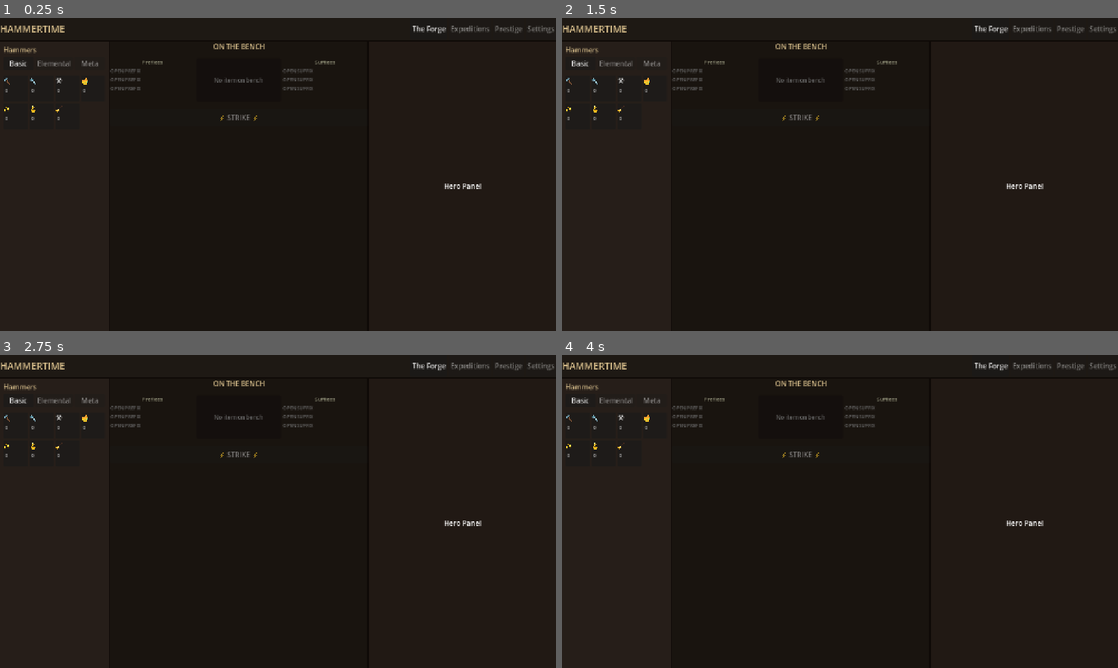
Above: before the commit, frames 1-4 (two rows, left to right).
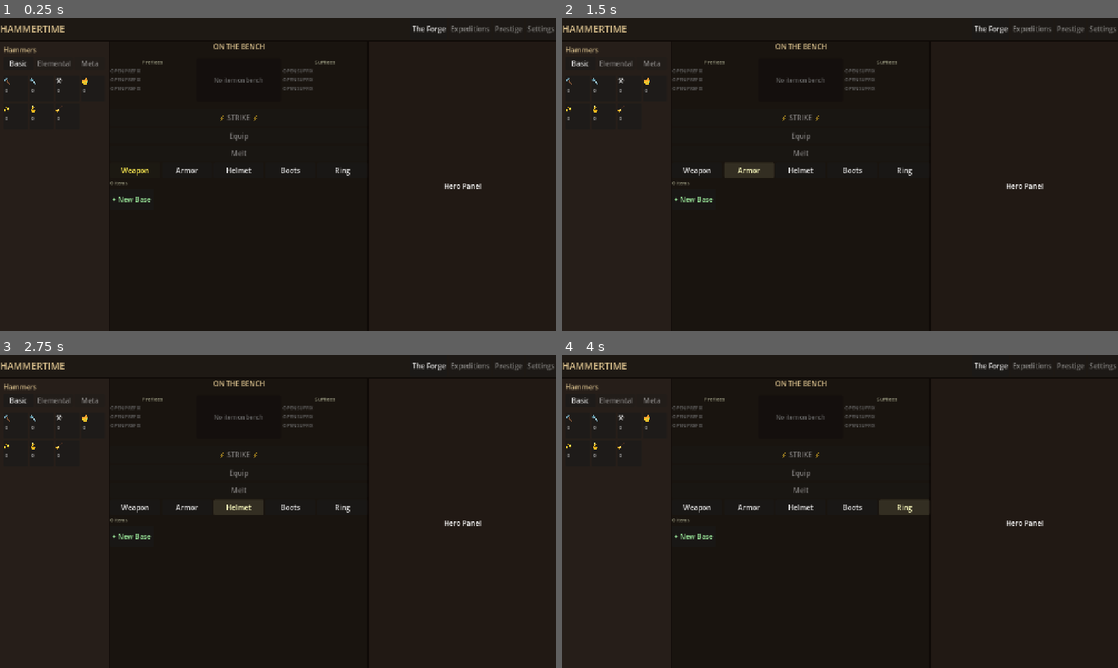
Above: after the commit, the same moments.

Repository: loginn/hammertime
Game: Godot game, scene res://scenes/main.tscn
Same seed, same stepped clock (60 frames per second), same inputs: the game is played once before the commit and once after it.
Inputs (mouse positions are in pixels of both pictures, inside the frame that each line leads up to):
- Up to frame 1 (0.25 s): no input
- Up to frame 2 (1.5 s): click (695, 171) at 0.5 s, where only the run after the commit has a clickable "Weapon"; click (751, 171) at 1.25 s, where only the run after the commit has a clickable "Armor"
- Up to frame 3 (2.75 s): click (239, 508) at 2 s, where only the run after the commit has a clickable "Helmet"
- Up to frame 4 (4 s): click (851, 508) at 2.75 s, where only the run after the commit has a clickable "Boots"; click (906, 508) at 3.5 s, where only the run after the commit has a clickable "Ring"

The runs differ from the first frame. In frame 1, 0.4% of the frame differs, in the area x 19-63%, y 36-59%; in frame 2, 0.8%; in frame 3, 0.8%; in frame 4, 0.8%, in the area x 19-66%, y 36-59%.

Commit message:
feat: Build InventoryGrid with 5 slot tabs, item tiles, New Base creati…
- scenes/forge/inventory_grid.tscn
- scenes/forge/inventory_grid.gd
- scenes/forge/crafting_bench.tscn
- scenes/forge/crafting_bench.gd
- scenes/forge/forge_view.tscn
- scenes/forge/forge_view.gd

GSD-Task: S04/T03

Diff:
--- a/scenes/forge/crafting_bench.gd
+++ b/scenes/forge/crafting_bench.gd
@@ -8,14 +8,23 @@
 @onready var _prefix_rail: VBoxContainer = $BenchArea/PrefixRail
 @onready var _suffix_rail: VBoxContainer = $BenchArea/SuffixRail
 @onready var _strike_button: Button = $StrikeButton
+@onready var _equip_button: Button = $EquipButton
+@onready var _melt_button: Button = $MeltButton
 @onready var _error_label: Label = $ErrorFeedback
 @onready var _empty_label: Label = $BenchArea/ItemBadge/BadgeVBox/EmptyLabel
+
+signal equip_pressed
+signal melt_pressed
 
 
 func _ready() -> void:
 	_strike_button.disabled = true
+	_equip_button.disabled = true
+	_melt_button.disabled = true
 	_error_label.text = ""
 	_error_label.visible = false
+	_equip_button.pressed.connect(func(): equip_pressed.emit())
+	_melt_button.pressed.connect(func(): melt_pressed.emit())
 	refresh(null)
 
 
@@ -88,3 +97,19 @@
 func clear_error() -> void:
 	_error_label.text = ""
 	_error_label.visible = false
+
+
+func update_equip_melt_state(item: Item) -> void:
+	if item == null:
+		_equip_button.disabled = true
+		_equip_button.text = "Equip"
+		_melt_button.disabled = true
+		return
+
+	var equipped: Item = GameState.hero.get_equipped(item.slot)
+	var is_equipped: bool = (equipped == item)
+	_equip_button.disabled = is_equipped
+	_equip_button.text = "Equipped" if is_equipped else "Equip"
+
+	_melt_button.disabled = is_equipped
+	_melt_button.text = "Melt" if not is_equipped else "Melt (equipped)"
--- a/scenes/forge/crafting_bench.tscn
+++ b/scenes/forge/crafting_bench.tscn
@@ -104,6 +104,18 @@
 disabled = true
 text = "⚡ STRIKE ⚡"
 
+[node name="EquipButton" type="Button" parent="."]
+layout_mode = 2
+custom_minimum_size = Vector2(0, 36)
+disabled = true
+text = "Equip"
+
+[node name="MeltButton" type="Button" parent="."]
+layout_mode = 2
+custom_minimum_size = Vector2(0, 36)
+disabled = true
+text = "Melt"
+
 [node name="ErrorFeedback" type="Label" parent="."]
 layout_mode = 2
 theme_override_colors/font_color = Color(1.0, 0.3, 0.3, 1)
--- a/scenes/forge/forge_view.gd
+++ b/scenes/forge/forge_view.gd
@@ -4,6 +4,7 @@
 
 @onready var _hammer_rail: VBoxContainer = %HammerRail
 @onready var _crafting_bench: VBoxContainer = %CraftingBench
+@onready var _inventory_grid: VBoxContainer = %InventoryGrid
 
 var _strike_button: Button
 
@@ -14,19 +15,23 @@
 	_hammer_rail.hammer_selected.connect(_on_hammer_selected)
 	_strike_button.pressed.connect(_on_strike_pressed)
 	GameEvents.item_crafted.connect(_on_item_crafted)
+	_inventory_grid.item_selected.connect(_on_item_selected)
+	_crafting_bench.equip_pressed.connect(_on_equip_pressed)
+	_crafting_bench.melt_pressed.connect(_on_melt_pressed)
+	GameEvents.equipment_changed.connect(_on_equipment_changed)
 
-	if GameState.debug_mode:
-		var debug_item := ItemFactory.create_base("iron_shortsword")
-		set_bench_item(debug_item)
-	else:
-		_refresh_bench()
-		_update_strike_button_state()
+	_refresh_bench()
+	_update_strike_button_state()
 
 
 func set_bench_item(item: Item) -> void:
 	GameState.crafting_bench_item = item
 	_refresh_bench()
 	_update_strike_button_state()
+
+
+func _on_item_selected(item: Item) -> void:
+	set_bench_item(item)
 
 
 func _on_hammer_selected(key: String) -> void:
@@ -63,13 +68,42 @@
 	GameEvents.item_crafted.emit(item)
 
 
+func _on_equip_pressed() -> void:
+	var item: Item = GameState.crafting_bench_item
+	if item == null:
+		return
+	var currently_equipped: Item = GameState.hero.get_equipped(item.slot)
+	if currently_equipped == item:
+		return
+	GameState.hero.equip_item(item)
+	GameEvents.equipment_changed.emit(item.slot, item)
+
+
+func _on_melt_pressed() -> void:
+	var item: Item = GameState.crafting_bench_item
+	if item == null:
+		return
+	var equipped: Item = GameState.hero.get_equipped(item.slot)
+	if equipped == item:
+		return
+	GameState.remove_item_from_inventory(item)
+	GameEvents.item_melted.emit(item)
+	set_bench_item(null)
+
+
 func _on_item_crafted(_item: Item) -> void:
 	_refresh_bench()
 	_update_strike_button_state()
 
 
+func _on_equipment_changed(_slot: int, _item: Item) -> void:
+	_refresh_bench()
+
+
 func _refresh_bench() -> void:
-	_crafting_bench.refresh(GameState.crafting_bench_item)
+	var item: Item = GameState.crafting_bench_item
+	_crafting_bench.refresh(item)
+	_crafting_bench.update_equip_melt_state(item)
 
 
 func _update_strike_button_state() -> void:
--- a/scenes/forge/forge_view.tscn
+++ b/scenes/forge/forge_view.tscn
@@ -1,8 +1,9 @@
-[gd_scene load_steps=9 format=3]
+[gd_scene load_steps=10 format=3]
 
 [ext_resource type="Script" path="res://scenes/forge/forge_view.gd" id="1_forge"]
 [ext_resource type="PackedScene" path="res://scenes/forge/hammer_rail.tscn" id="2_hammer_rail"]
 [ext_resource type="PackedScene" path="res://scenes/forge/crafting_bench.tscn" id="3_crafting_bench"]
+[ext_resource type="PackedScene" path="res://scenes/forge/inventory_grid.tscn" id="4_inventory_grid"]
 
 [sub_resource type="StyleBoxFlat" id="StyleBoxFlat_topbar"]
 bg_color = Color(0.12, 0.1, 0.08, 1)
@@ -107,9 +108,9 @@
 unique_name_in_owner = true
 layout_mode = 2
 
-[node name="CenterSpacer" type="Control" parent="Background/VBox/Body/CenterPanel/CenterVBox"]
+[node name="InventoryGrid" parent="Background/VBox/Body/CenterPanel/CenterVBox" instance=ExtResource("4_inventory_grid")]
+unique_name_in_owner = true
 layout_mode = 2
-size_flags_vertical = 3
 
 [node name="RightPanel" type="PanelContainer" parent="Background/VBox/Body"]
 layout_mode = 2
--- /dev/null
+++ b/scenes/forge/inventory_grid.gd
@@ -0,0 +1,105 @@
+extends VBoxContainer
+
+signal item_selected(item: Item)
+
+var active_slot: Tag_List.ItemSlot = Tag_List.ItemSlot.WEAPON
+
+var _tab_buttons: Dictionary = {}
+
+@onready var _slot_tabs: HBoxContainer = $SlotTabs
+@onready var _item_count: Label = $ItemCount
+@onready var _grid: GridContainer = $ScrollContainer/Grid
+
+
+func _ready() -> void:
+	_build_slot_tabs()
+	GameEvents.inventory_changed.connect(_on_inventory_changed)
+	GameEvents.equipment_changed.connect(_on_equipment_changed)
+	refresh_grid()
+
+
+func _build_slot_tabs() -> void:
+	for slot_val in Tag.ALL_SLOTS:
+		var btn := Button.new()
+		var slot_label: String = Tag.slot_name(slot_val).capitalize()
+		btn.text = slot_label
+		btn.custom_minimum_size = Vector2(70, 30)
+		btn.size_flags_horizontal = Control.SIZE_EXPAND_FILL
+		btn.pressed.connect(_on_tab_pressed.bind(slot_val))
+		_slot_tabs.add_child(btn)
+		_tab_buttons[slot_val] = btn
+	_update_tab_highlight()
+
+
+func _on_tab_pressed(slot_val: int) -> void:
+	active_slot = slot_val as Tag_List.ItemSlot
+	_update_tab_highlight()
+	refresh_grid()
+
+
+func _update_tab_highlight() -> void:
+	for k in _tab_buttons:
+		var btn: Button = _tab_buttons[k]
+		if k == active_slot:
+			btn.add_theme_color_override("font_color", Color(1.0, 0.85, 0.4))
+			btn.modulate = Color(1.2, 1.1, 0.8)
+		else:
+			btn.remove_theme_color_override("font_color")
+			btn.modulate = Color.WHITE
+
+
+func refresh_grid() -> void:
+	for child in _grid.get_children():
+		child.queue_free()
+
+	var items: Array = GameState.crafting_inventory.get(active_slot, [])
+	_item_count.text = "%d items" % items.size()
+
+	var new_base_btn := Button.new()
+	new_base_btn.text = "+ New Base"
+	new_base_btn.custom_minimum_size = Vector2(80, 50)
+	new_base_btn.size_flags_horizontal = Control.SIZE_EXPAND_FILL
+	new_base_btn.add_theme_color_override("font_color", Color(0.6, 0.9, 0.6))
+	new_base_btn.pressed.connect(_on_new_base_pressed)
+	_grid.add_child(new_base_btn)
+
+	for item: Item in items:
+		var tile := Button.new()
+		var display_name: String = item.item_name
+		if display_name.length() > 12:
+			display_name = display_name.substr(0, 11) + "…"
+
+		var tier_initial: String = Tag.material_name(item.material_tier).substr(0, 1)
+		var equipped_item: Item = GameState.hero.get_equipped(item.slot)
+		if equipped_item == item:
+			display_name += " [EQ]"
+
+		tile.text = "%s (%s)" % [display_name, tier_initial]
+		tile.custom_minimum_size = Vector2(80, 50)
+		tile.size_flags_horizontal = Control.SIZE_EXPAND_FILL
+		tile.modulate = item.get_rarity_color()
+		tile.pressed.connect(_on_item_tile_pressed.bind(item))
+		_grid.add_child(tile)
+
+
+func _on_item_tile_pressed(item: Item) -> void:
+	item_selected.emit(item)
+
+
+func _on_new_base_pressed() -> void:
+	var bases: Array[String] = ItemFactory.get_bases_for_slot(active_slot)
+	if bases.is_empty():
+		return
+	var new_item: Item = ItemFactory.create_base(bases[0])
+	if new_item == null:
+		return
+	GameState.add_item_to_inventory(new_item)
+
+
+func _on_inventory_changed(slot: int) -> void:
+	if slot == active_slot:
+		refresh_grid()
+
+
+func _on_equipment_changed(_slot: int, _item: Item) -> void:
+	refresh_grid()
--- /dev/null
+++ b/scenes/forge/inventory_grid.tscn
@@ -0,0 +1,27 @@
+[gd_scene load_steps=2 format=3]
+
+[ext_resource type="Script" path="res://scenes/forge/inventory_grid.gd" id="1_inv"]
+
+[node name="InventoryGrid" type="VBoxContainer"]
+size_flags_horizontal = 3
+size_flags_vertical = 3
+script = ExtResource("1_inv")
+
+[node name="SlotTabs" type="HBoxContainer" parent="."]
+layout_mode = 2
+custom_minimum_size = Vector2(0, 35)
+
+[node name="ItemCount" type="Label" parent="."]
+layout_mode = 2
+theme_override_colors/font_color = Color(0.6, 0.6, 0.5, 1)
+theme_override_font_sizes/font_size = 11
+text = "0 items"
+
+[node name="ScrollContainer" type="ScrollContainer" parent="."]
+layout_mode = 2
+size_flags_vertical = 3
+
+[node name="Grid" type="GridContainer" parent="ScrollContainer"]
+layout_mode = 2
+size_flags_horizontal = 3
+columns = 6
